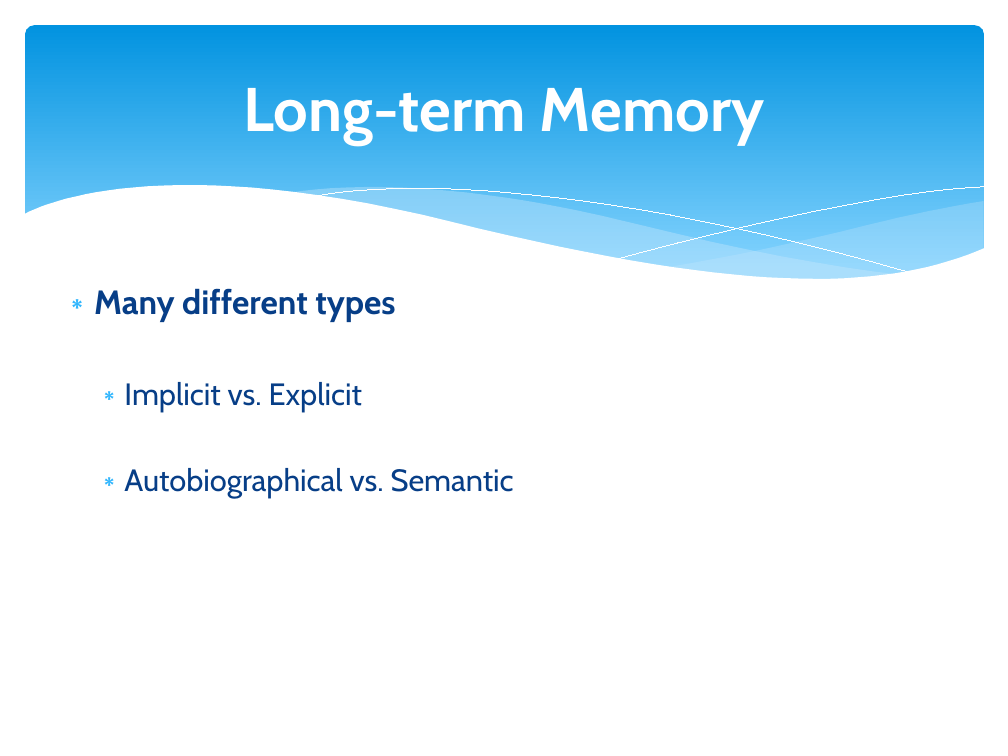
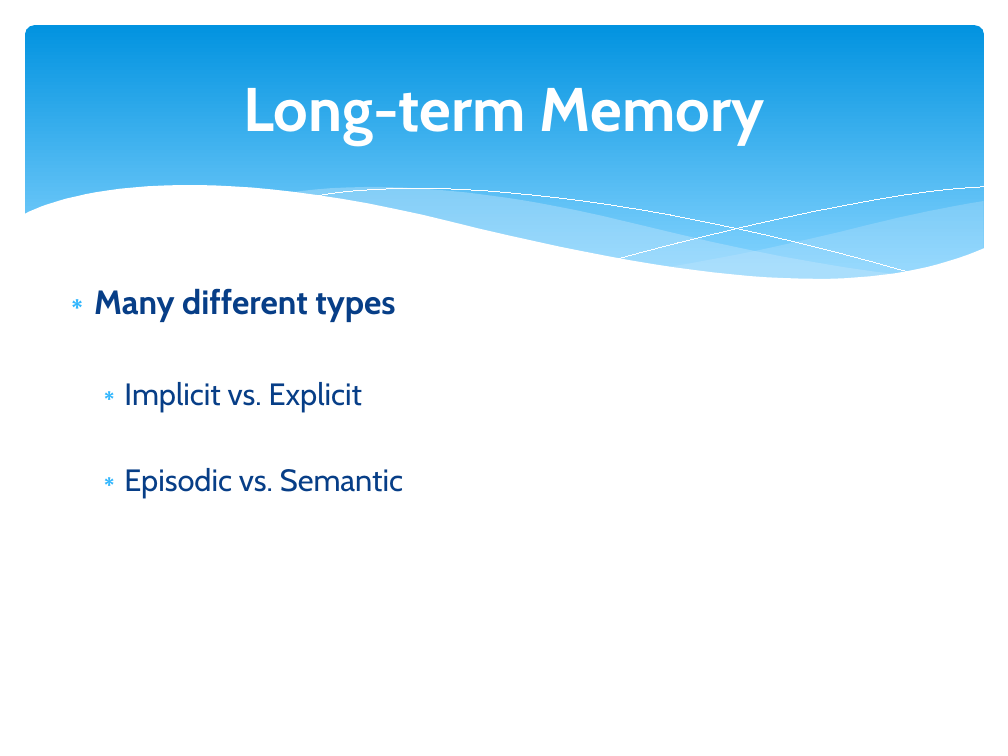
Before and after one commit to npm27/Teaching-Materials, a slide deck: slide 12 of Memory/Slides/0 First Day Info.pptx (slide 13 before the commit). Drawn at 1008x756 pixels with LibreOffice and Linux fonts; fonts in the diff are those of the drawing. Boxes give left, top, right and bottom in pixels: in the first picture for what was removed or moved away, otherwise in the second. Text is boxed around its words. In the diff, an @@ line names an element or a change of style, - is before the commit and + after.

```diff
--- a/Memory/Slides/0 First Day Info.pptx
+++ b/Memory/Slides/0 First Day Info.pptx
@@ text at (124,468,403,498): text changed @@
-  ∗ Autobiographical vs. Semantic
+  ∗ Episodic vs. Semantic
```
Also in this commit, not shown: 7 other slides changed, 2 slides added, 1 slide removed, 4 other files.
